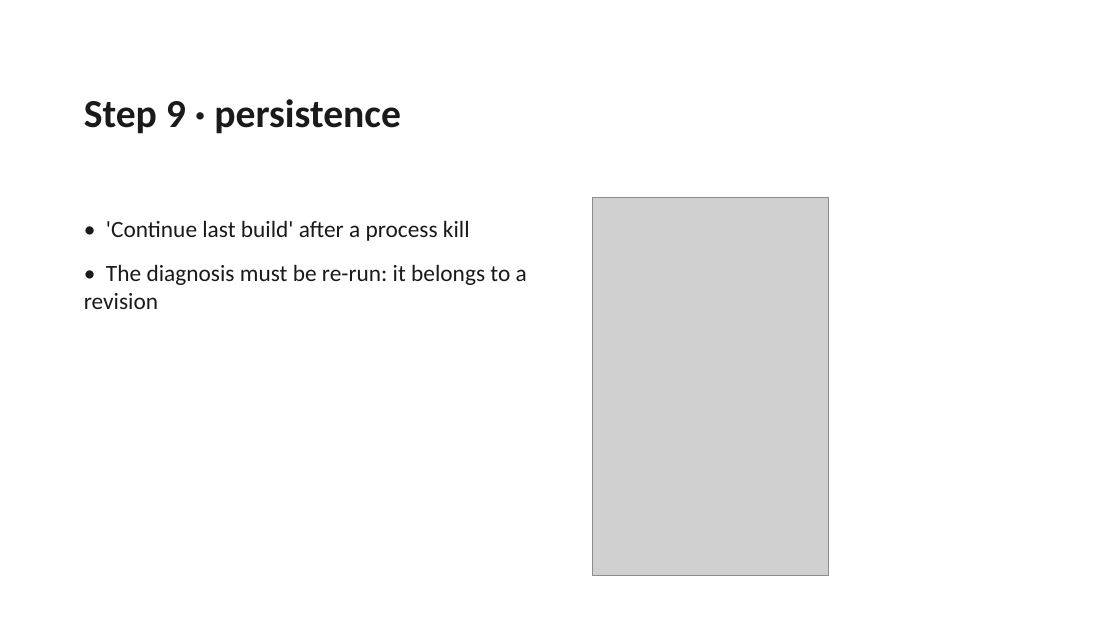
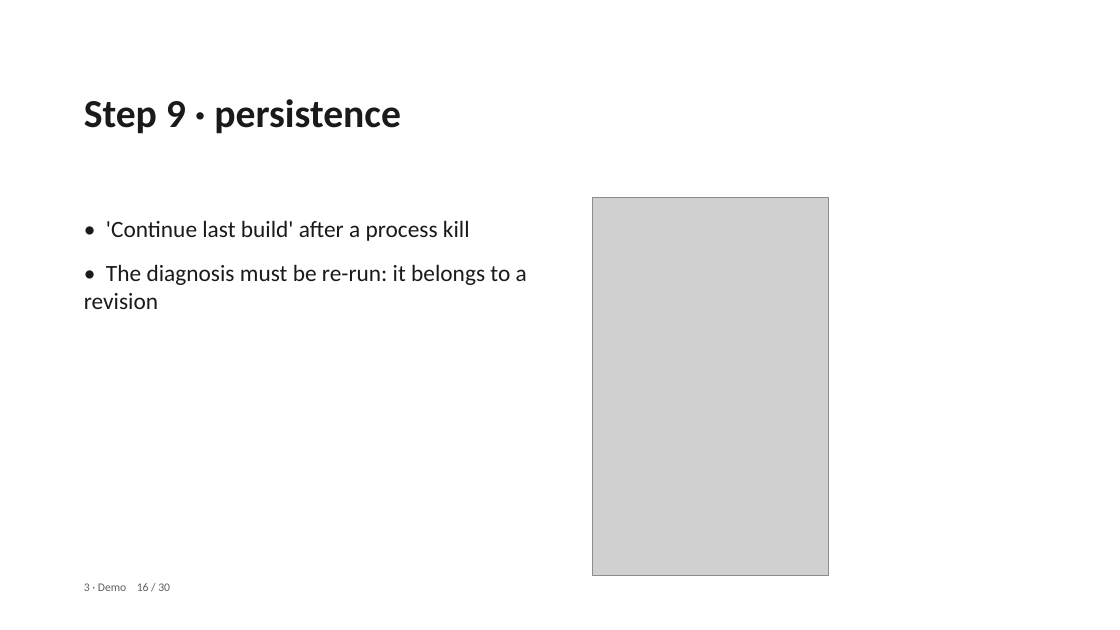
Before and after one commit to pc-buildmate/pcbuildmate, a slide deck: slide 16 of materials/source/Defense_Deck.pptx. Drawn at 1120x630 pixels with LibreOffice and Linux fonts; fonts in the diff are those of the drawing; grey boxes stand for pictures. Boxes give left, top, right and bottom in pixels: in the first picture for what was removed or moved away, otherwise in the second. Text is boxed around its words. In the diff, an @@ line names an element or a change of style, - is before the commit and + after.

```diff
--- a/materials/source/Defense_Deck.pptx
+++ b/materials/source/Defense_Deck.pptx
@@ text added at (x1=84, y1=583, x2=170, y2=591), 10 pt, text #606060 @@
+3 · Demo 16 / 30
```
Also in this commit, not shown: 28 other slides changed.
